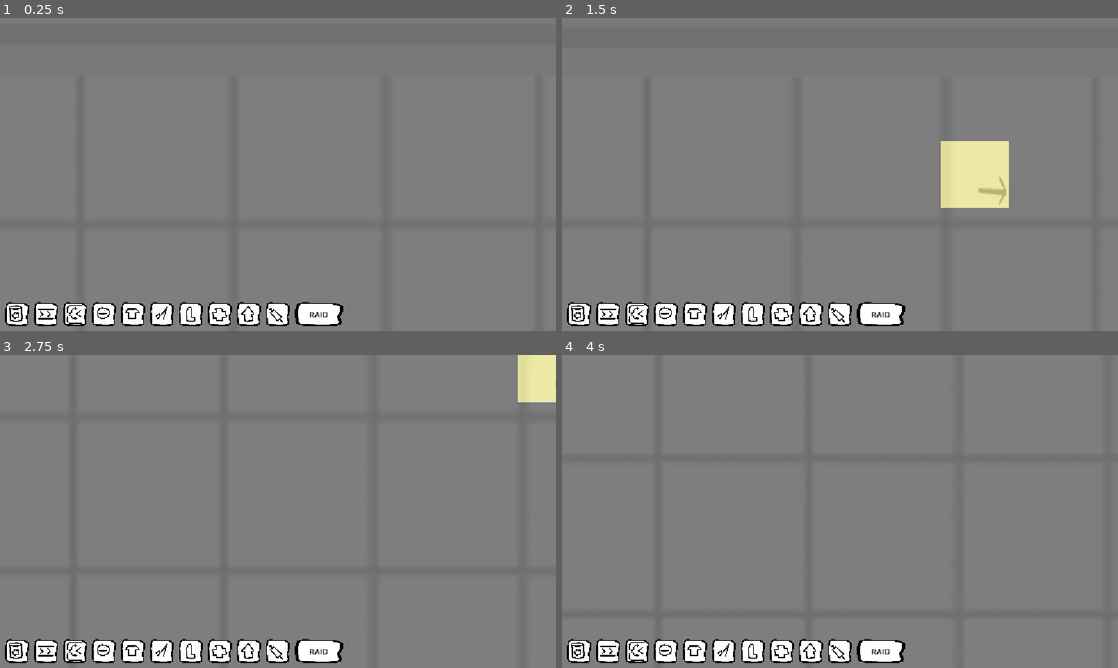
Above: before the commit, frames 1-4 (two rows, left to right).
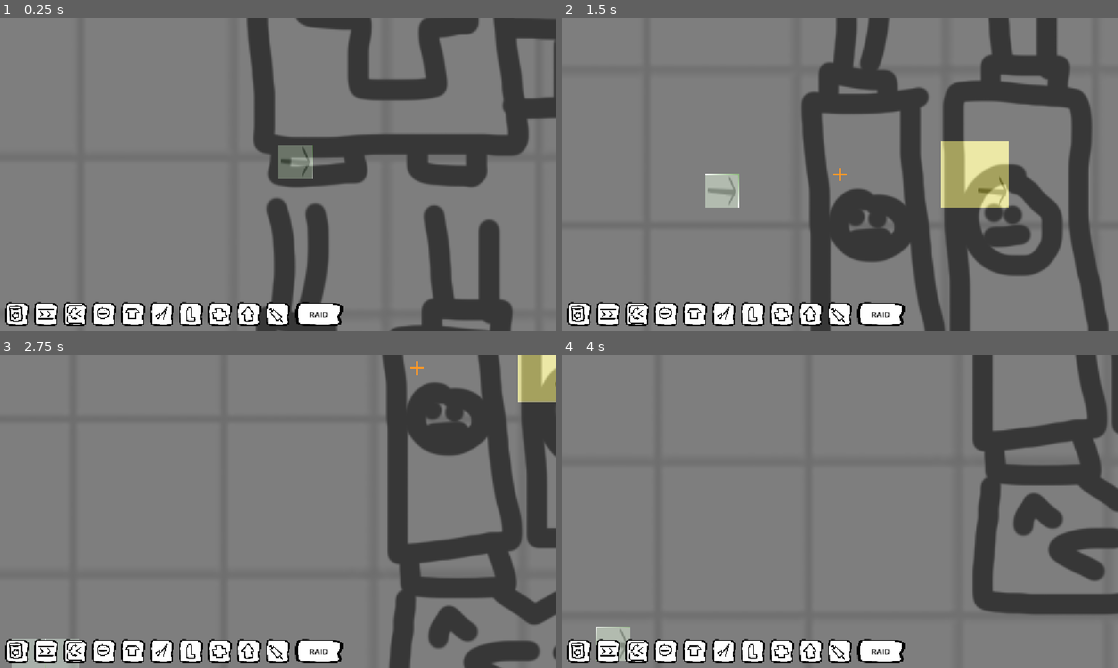
Above: after the commit, the same moments.

Repository: Schlutzkrapfen/Camara-Game
Game: Godot game, scene res://Levels/main_scene_RobertTesting.tscn
The game is run twice, just before and just after one commit, with the same random seed, the same clock (stepped at 60 frames per second) and the same inputs. This scene is started directly instead of the project's main scene. The engine's default icon, where the game draws it, is replaced by a stand-in: a white triangle on a blue panel in a dark square.
Inputs (mouse positions are in pixels of both pictures, inside the frame that each line leads up to):
- Up to frame 1 (0.25 s): no input
- Up to frame 2 (1.5 s): tap Enter at 0.5 s; move the mouse to (962, 158) at 0.52 s; hold 9 (Upgrader) 0.53-1.28 s; tap 0 (Aliver) at 0.6 s; click (962, 158) at 0.67 s; tap Space at 0.77 s; move the mouse to (728, 190) at 1.27 s; tap 2 (Belt) at 1.35 s
- Up to frame 3 (2.75 s): tap Space at 1.52 s; click (16, 652) at 2 s
- Up to frame 4 (4 s): move the mouse to (895, 442) at 2.77 s; hold 9 (Upgrader) 2.78-3.5 s; tap 8 (Combiner) at 2.85 s; click (606, 652) at 3.5 s

The runs differ from the first frame. In frame 1, 19% of the frame differs, in the area x 44-100%, y 0-100%; in frame 2, 25%, in the area x 25-99%, y 0-100%; in frame 3, 17%; in frame 4, 11%.
Error before the commit: Attempt to call function 'clear' in base 'null instance' on a null instance. (res://script/check_if_build.gd:21)

Commit message:
feat: web build preset

Diff:
--- a/Levels/main_scene_RobertTesting.tscn
+++ b/Levels/main_scene_RobertTesting.tscn
@@ -12,6 +12,7 @@
 [ext_resource type="Texture2D" uid="uid://d3ps21yld861w" path="res://assets/BuildingCheck/Wrong.png" id="9_4vxro"]
 [ext_resource type="Script" uid="uid://dw655442tyxqd" path="res://script/check_if_build.gd" id="10_kq7mr"]
 [ext_resource type="Texture2D" uid="uid://d1nv5c1vgdg3v" path="res://assets/Sprites/RoughPlan.png" id="12_2d3ho"]
+[ext_resource type="TileSet" uid="uid://dfd14baga48q4" path="res://Resourcen/Tilemap.tres" id="12_814nw"]
 [ext_resource type="PackedScene" uid="uid://ifvtipktctcg" path="res://Levels/UI.tscn" id="14_fo3dw"]
 [ext_resource type="PackedScene" uid="uid://b5dskihv6nlwm" path="res://Levels/Settlements/TestSettlement.tscn" id="15_814nw"]
 [ext_resource type="Script" uid="uid://do8dom7rcdpjx" path="res://script/globals/GameManager.gd" id="15_sf7bd"]
@@ -76,6 +77,7 @@
 
 [node name="Camera2D" type="Camera2D" parent="." unique_id=1101754663]
 script = ExtResource("1_q6pkb")
+locked = true
 min_zoom = 0.0
 max_zoom = 0.7
 zoom_step = 1.15
@@ -102,6 +104,10 @@
 script = ExtResource("10_kq7mr")
 main_tileset = NodePath("../MainTailMap")
 
+[node name="Rotationbuild" type="TileMapLayer" parent="CheckIfBuild" unique_id=2075015813]
+modulate = Color(1, 1, 1, 0.3019608)
+tile_set = ExtResource("12_814nw")
+
 [node name="Sprite2D" type="Sprite2D" parent="." unique_id=9532409]
 self_modulate = Color(1, 1, 1, 0.2784314)
 position = Vector2(0, -3463)
Not shown, changed: export_presets.cfg
